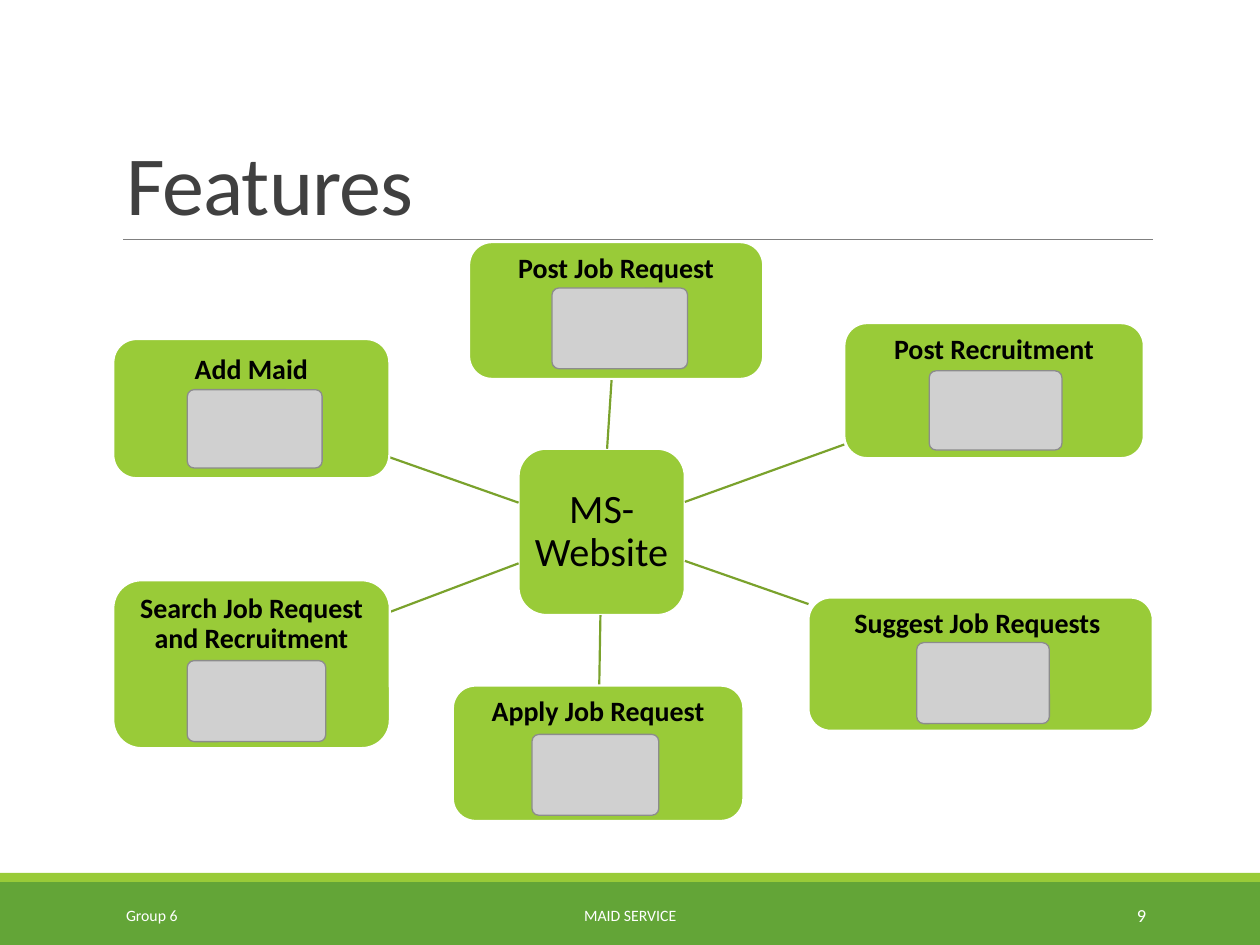
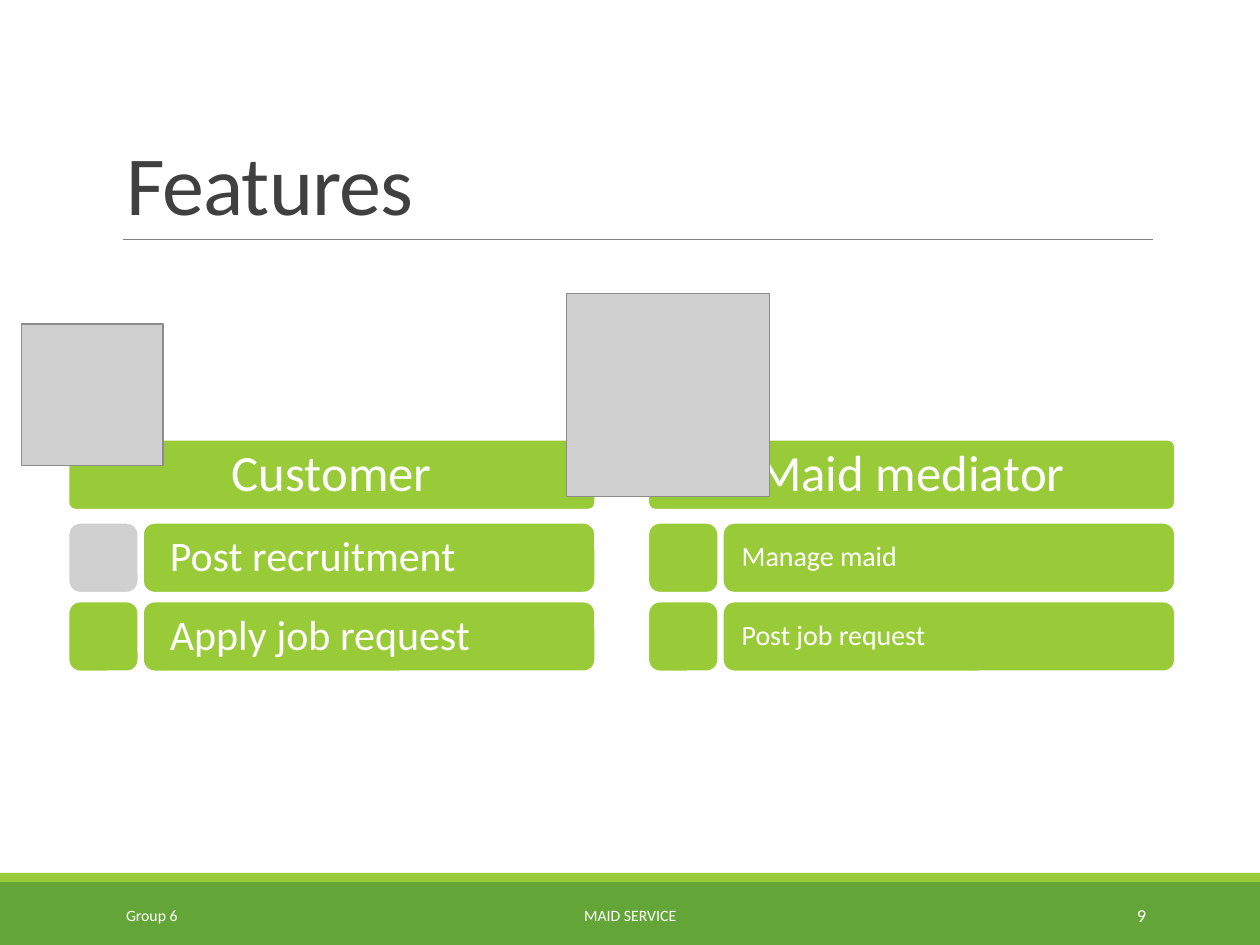
Before and after one commit to TuanBT/ms-website, a slide deck: slide 9 of Presentation/MS_Slide.pptx. Drawn at 1260x945 pixels with LibreOffice and Linux fonts; fonts in the diff are those of the drawing; grey boxes stand for pictures. Boxes give left, top, right and bottom in pixels: in the first picture for what was removed or moved away, otherwise in the second. Text is boxed around its words. In the diff, an @@ line names an element or a change of style, - is before the commit and + after.

```diff
--- a/Presentation/MS_Slide.pptx
+++ b/Presentation/MS_Slide.pptx
@@ picture removed at <box>552,289,688,369</box> @@
@@ picture added at <box>567,294,770,496</box> @@
@@ picture added at <box>21,324,164,466</box> @@
@@ group removed at <box>140,242,1100,820</box>: 6 freeform shapes, 4 texts, 2 rounded rectangles @@
-MS-Website
-Suggest Job Requests
-Search Job Request and Recruitment
-Add Maid
@@ picture removed at <box>188,389,323,467</box> @@
@@ picture removed at <box>930,370,1062,450</box> @@
@@ rounded rectangle: place and size @@
-rounded rectangle at <box>113,339,389,478</box>
+rounded rectangle at <box>68,440,595,510</box>
@@ proportions changed in 5 elements at <box>723,601,1176,672</box>, <box>648,523,718,593</box>, <box>142,601,595,672</box>, <box>68,440,595,510</box>, <box>648,440,1174,510</box> @@
@@ rounded rectangle: place and size @@
-rounded rectangle at <box>844,323,1144,457</box>
+rounded rectangle at <box>648,440,1174,510</box>
@@ rounded rectangle: place and size @@
-rounded rectangle at <box>519,449,685,615</box>
+rounded rectangle at <box>648,523,718,593</box>
@@ text at <box>170,542,455,572</box>: text changed; size 16 to 24 pt; text colour #000000 to #FFFFFF; bold off @@
-Post Recruitment
+Post recruitment
@@ rounded rectangle: place and size @@
-rounded rectangle at <box>113,581,391,748</box>
+rounded rectangle at <box>142,601,595,672</box>
@@ vertical alignment top to middle in 3 elements at <box>742,625,925,650</box>, <box>170,542,455,572</box>, <box>170,621,470,657</box> @@
@@ text at <box>170,621,470,657</box>: text changed; size 16 to 24 pt; text colour #000000 to #FFFFFF; bold off @@
-Apply Job Request
+Apply job request
@@ group added at <box>68,449,1176,672</box>: 4 rounded rectangles, 3 texts, 1 picture @@
+Customer
+Maid mediator
+Manage maid
@@ rounded rectangle: place and size @@
-rounded rectangle at <box>809,597,1153,731</box>
+rounded rectangle at <box>723,601,1176,672</box>
@@ text at <box>742,625,925,650</box>: text changed; text colour #000000 to #FFFFFF; bold off @@
-Post Job Request
+Post job request
@@ picture removed at <box>917,643,1050,723</box> @@
@@ picture removed at <box>188,660,326,741</box> @@
@@ picture removed at <box>532,735,659,815</box> @@
```
Also in this commit, not shown: 8 other slides changed, 5 slides added, 1 slide removed.
